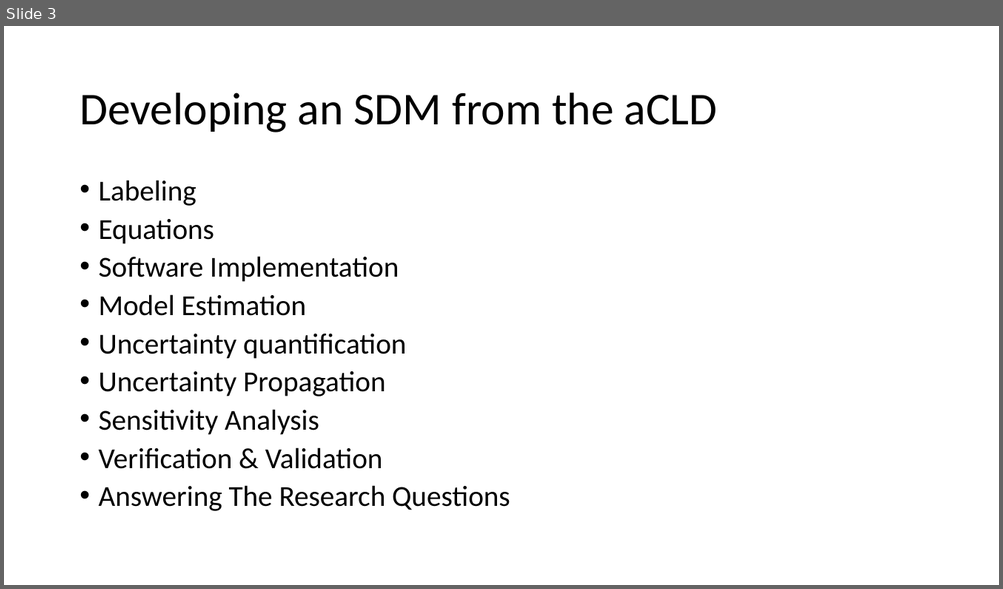
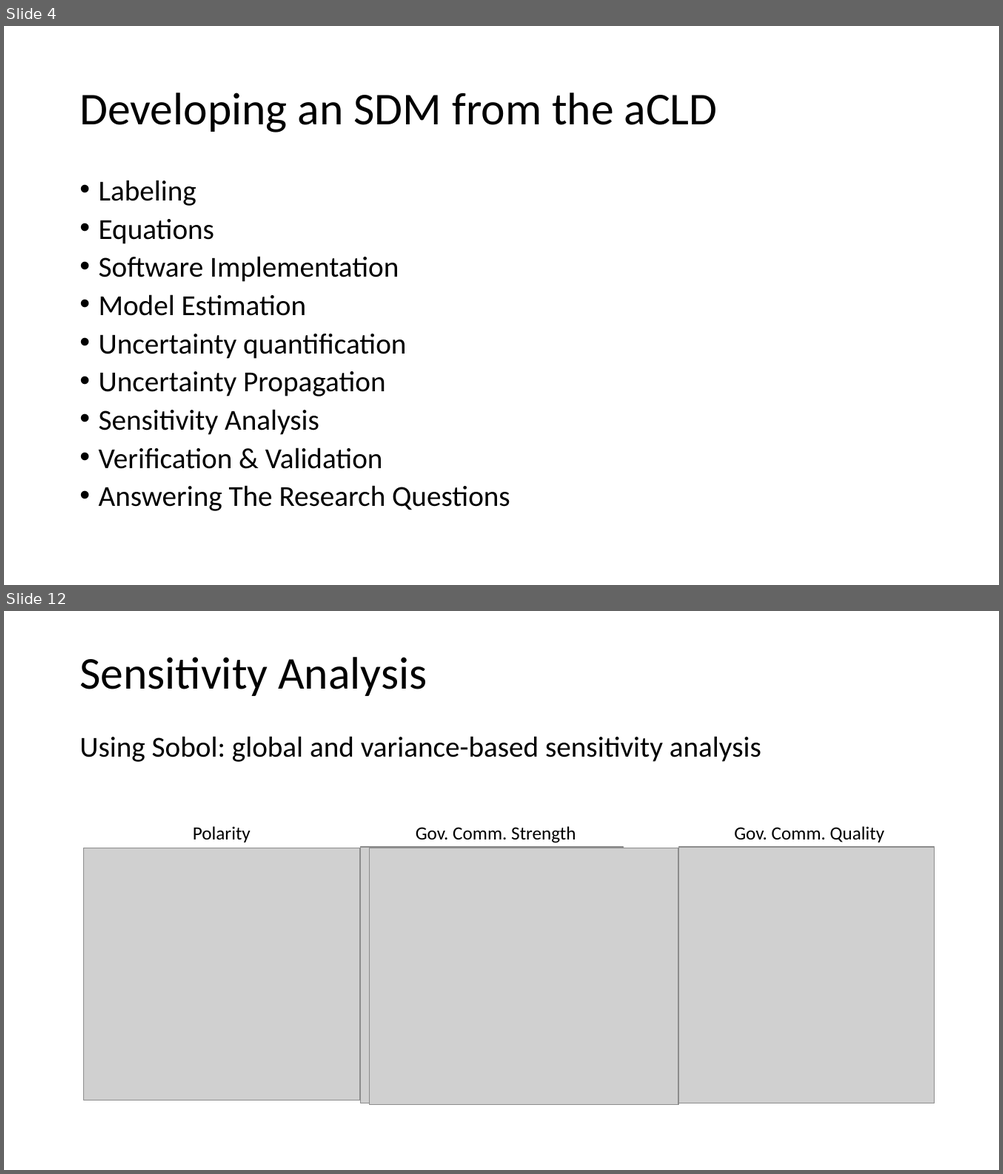
Before and after one commit to Nesp/sdm_exercise, a slide deck: presentation/presentation.pptx. Shown one above the other, each under a label of ours: slide 3 before the commit, slides 4 and 12 after it; the slides between them are not shown. The pictures are 1003x589 and 1003x1174 pixels, drawn with LibreOffice and Linux fonts; fonts in the diff are those of the drawing; grey boxes stand for pictures. Boxes give left, top, right and bottom in pixels: in the first picture for what was removed or moved away, otherwise in the second. Text is boxed around its words. In the diff, an @@ line names an element or a change of style, - is before the commit and + after.

```diff
--- a/presentation/presentation.pptx
+++ b/presentation/presentation.pptx
@@ slide 12 added at (4,611,999,1170), background #FFFFFF @@
@@ title added at (79,657,427,696), 44 pt, text #000000 @@
+Sensitivity Analysis
@@ text added at (79,736,761,762), 28 pt, text #000000 @@
+Using Sobol: global and variance-based sensitivity analysis
@@ text added at (193,826,250,843), 18 pt, text #000000 @@
+Polarity
@@ text added at (415,826,575,843), 18 pt, text #000000 @@
+Gov. Comm. Strength
@@ text added at (734,826,885,843), 18 pt, text #000000 @@
+Gov. Comm. Quality
@@ picture added at (84,849,360,1101) @@
@@ picture added at (360,847,623,1103) @@
@@ picture added at (370,849,678,1105) @@
@@ picture added at (678,847,934,1103) @@
@@ what was slide 3 is now slide 4 @@
```
Also in this commit, not shown: 10 slides changed, 3 other slides added, 3 slides removed.
